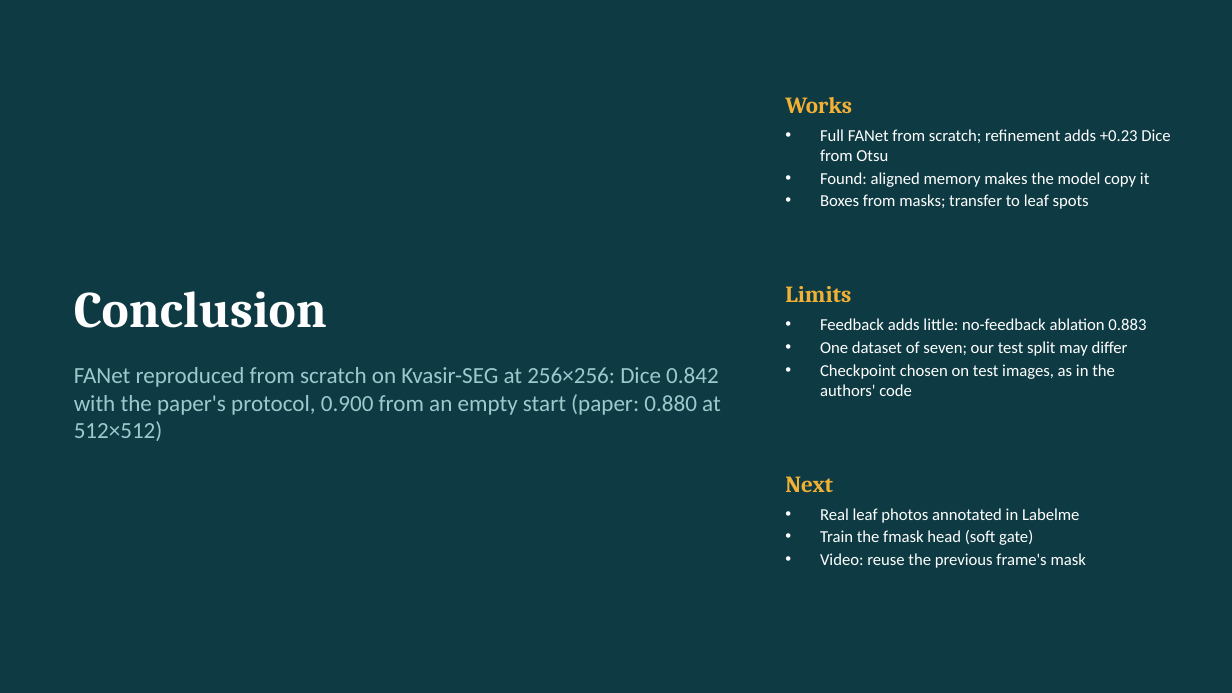
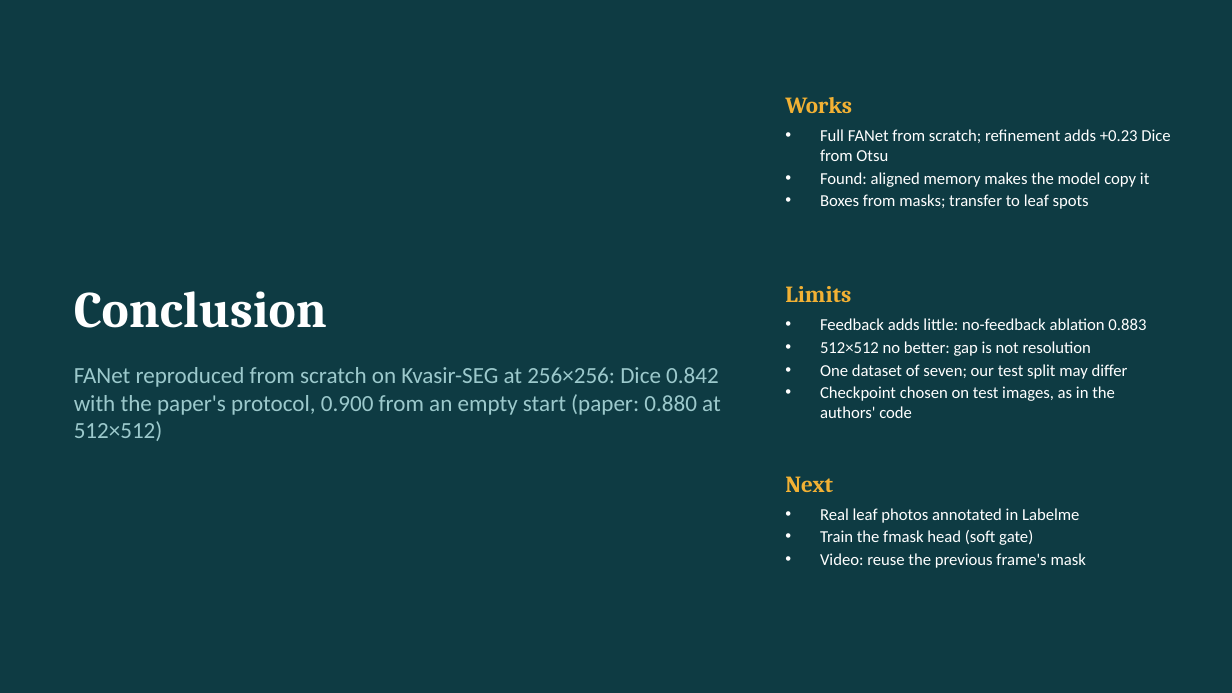
Before and after one commit to Chaitanya-666/DLproject, a slide deck: slide 14 of presentation/FANet_ChaitanyaShinde_231070066.pptx. Drawn at 1232x693 pixels with LibreOffice and Linux fonts; fonts in the diff are those of the drawing. Boxes give left, top, right and bottom in pixels: in the first picture for what was removed or moved away, otherwise in the second. Text is boxed around its words. In the diff, an @@ line names an element or a change of style, - is before the commit and + after.

```diff
--- a/presentation/FANet_ChaitanyaShinde_231070066.pptx
+++ b/presentation/FANet_ChaitanyaShinde_231070066.pptx
@@ text at [820, 341, 1091, 356]: paragraph added @@
+• 512×512 no better: gap is not resolution
```
Also in this commit, not shown: 1 other slide changed, 1 other file.
